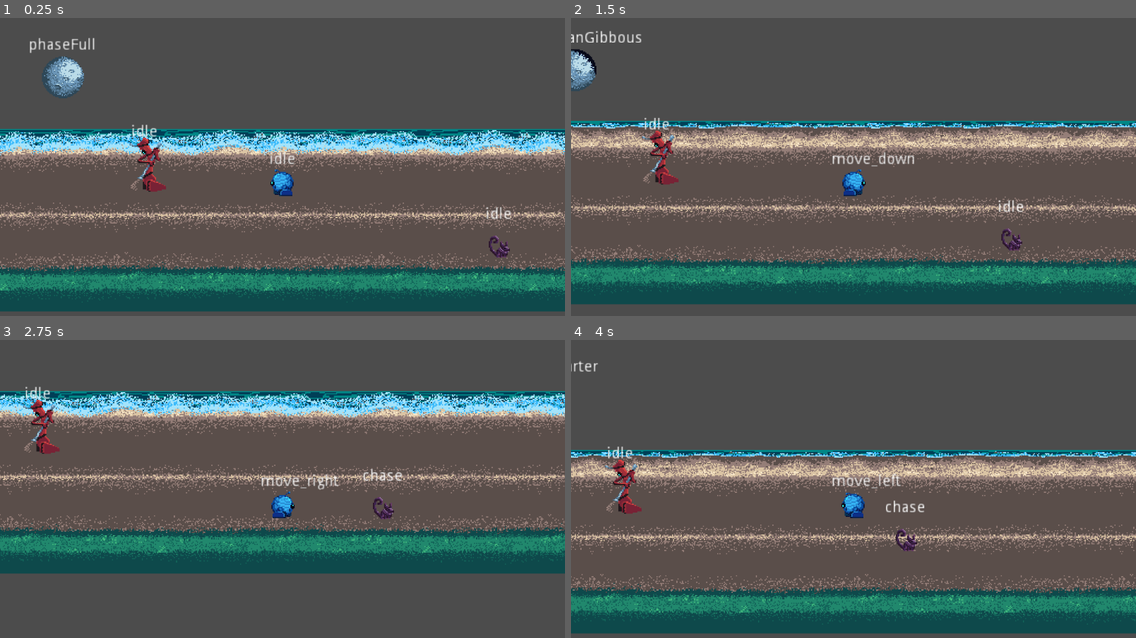
Above: before the commit, frames 1-4 (two rows, left to right).
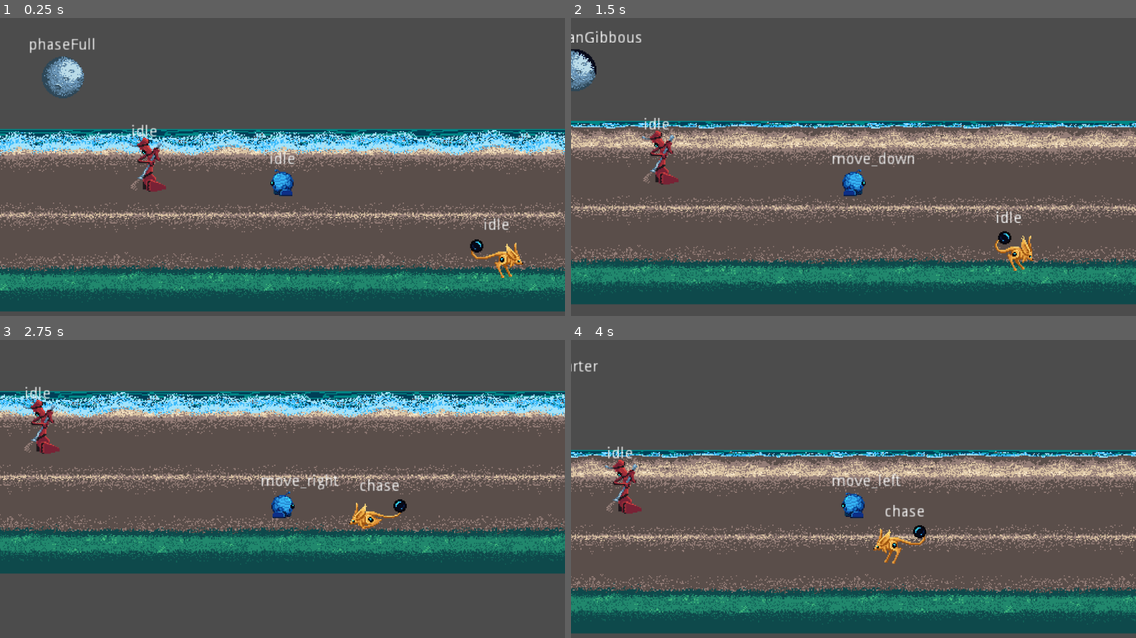
Above: after the commit, the same moments.

Repository: GeekzGamingz/Myunjoule
Game: Godot game, scene res://source/Levels/Level_Debug.tscn
Same seed, same stepped clock (60 frames per second), same inputs: the game is played once before the commit and once after it.
Inputs:
- Up to frame 1 (0.25 s): no input
- Up to frame 2 (1.5 s): hold D (move_right) 0.53-1.28 s; hold E (activate) 0.53-1.28 s; hold S (move_backward) from 1.28 s (still down); tap E (activate) at 1.35 s
- Up to frame 3 (2.75 s): release S (move_backward) at 2.03 s; hold D (move_right) from 2.03 s (still down); hold E (activate) from 2.03 s (still down)
- Up to frame 4 (4 s): release D (move_right) at 2.78 s; release E (activate) at 2.78 s; hold W (move_forward) 2.78-3.53 s; tap E (activate) at 2.85 s; hold A (move_left) from 3.53 s (still down); hold E (activate) from 3.53 s (still down)

The runs differ from the first frame. In frame 1, 0.7% of the frame differs, in the area x 83-93%, y 63-88%; in frame 2, 0.6%; in frame 3, 0.7%, in the area x 61-72%, y 43-64%; in frame 4, 0.7%.

Commit message:
Converted Critter to Mouskie; Tweaked AI

Diff:
--- a/source/Actors/Critter/Critter.gd
+++ b/source/Actors/Mouskie/Mouskie.gd
@@ -4,6 +4,8 @@
 #Variables
 var player = null
 var rng = RandomNumberGenerator.new()
+var Direction = "Left"
+var oldDirection
 #Bool Variables
 var player_inSight = false
 var player_inThreat = false
@@ -12,7 +14,6 @@
 onready var fxPlayer = $AnimationPlayers/EffectsPlayer
 onready var idleTimer: Timer = $Timers/idleTimer
 onready var attackTimer: Timer = $Timers/attackTimer
-
 #-------------------------------------------------------------------------------------------------#
 #Ready
 func _ready() -> void:
@@ -29,11 +30,24 @@
 func apply_movementWalk():
 	rng.randomize()
 	var rngDistance1 = rng.randf_range(-50, 50)
-	rng.randomize()
 	var rngDistance2 = rng.randf_range(-50, 50)
-	var distance = Vector2(rngDistance1, rngDistance2)
+	var distance = Vector2(rngDistance1, rngDistance1)
 	motion = lerp(motion, distance.normalized() * 100, 0.3)
 	motion = move_and_slide(motion, Vector2.UP)
+#-------------------------------------------------------------------------------------------------#
+#Flip Sprite & Collision
+func flipMouskie():
+	if oldDirection != Direction:
+		if motion.x < 0:
+			get_node("MouskieSprite").set_flip_h(true)
+			$LCollision.set_deferred("disabled", false)
+			$RCollision.set_deferred("disabled", true)
+			Direction = "Left"
+		else:
+			get_node("MouskieSprite").set_flip_h(false)
+			$LCollision.set_deferred("disabled", true)
+			$RCollision.set_deferred("disabled", false)
+			Direction = "Right"
 #-------------------------------------------------------------------------------------------------#
 #Sight
 #In Sight
--- a/source/Actors/Critter/Critter.tscn
+++ b/source/Actors/Mouskie/Mouskie.tscn
@@ -1,74 +1,89 @@
-[gd_scene load_steps=13 format=2]
-
-[ext_resource path="res://assets/NPCs/Critter/critter-Sheet.png" type="Texture" id=1]
-[ext_resource path="res://source/Actors/Critter/CritterFSM.gd" type="Script" id=2]
-[ext_resource path="res://source/Actors/Critter/Critter.gd" type="Script" id=3]
+[gd_scene load_steps=15 format=2]
+
+[ext_resource path="res://source/Actors/Mouskie/Mouskie.gd" type="Script" id=2]
+[ext_resource path="res://source/Actors/Mouskie/MouskieFSM.gd" type="Script" id=3]
+[ext_resource path="res://assets/NPCs/Mouskie/mouskiesniffle-Sheet.png" type="Texture" id=4]
+[ext_resource path="res://assets/NPCs/Mouskie/mouskie-Bounce-Sheet.png" type="Texture" id=5]
 
 [sub_resource type="CapsuleShape2D" id=6]
 radius = 3.0
-height = 4.0
+height = 8.0
+
+[sub_resource type="Animation" id=12]
+length = 0.001
+tracks/0/type = "value"
+tracks/0/path = NodePath("../MouskieSprite:frame")
+tracks/0/interp = 1
+tracks/0/loop_wrap = true
+tracks/0/imported = false
+tracks/0/enabled = true
+tracks/0/keys = {
+"times": PoolRealArray( 0 ),
+"transitions": PoolRealArray( 1 ),
+"update": 0,
+"values": [ 0 ]
+}
 
 [sub_resource type="Animation" id=7]
 resource_name = "attack"
-length = 0.64
-loop = true
+length = 1.28
 step = 0.16
 tracks/0/type = "value"
-tracks/0/path = NodePath("../CritterSprite:texture")
-tracks/0/interp = 1
-tracks/0/loop_wrap = true
-tracks/0/imported = false
-tracks/0/enabled = true
-tracks/0/keys = {
-"times": PoolRealArray( 0 ),
-"transitions": PoolRealArray( 1 ),
-"update": 1,
-"values": [ ExtResource( 1 ) ]
-}
-tracks/1/type = "value"
-tracks/1/path = NodePath("../CritterSprite:hframes")
-tracks/1/interp = 1
-tracks/1/loop_wrap = true
-tracks/1/imported = false
-tracks/1/enabled = true
-tracks/1/keys = {
-"times": PoolRealArray( 0 ),
-"transitions": PoolRealArray( 1 ),
-"update": 1,
-"values": [ 4 ]
-}
-tracks/2/type = "value"
-tracks/2/path = NodePath("../CritterSprite:frame")
-tracks/2/interp = 1
-tracks/2/loop_wrap = true
-tracks/2/imported = false
-tracks/2/enabled = true
-tracks/2/keys = {
-"times": PoolRealArray( 0, 0.16, 0.32, 0.48 ),
-"transitions": PoolRealArray( 1, 1, 1, 1 ),
-"update": 1,
-"values": [ 0, 1, 2, 3 ]
+tracks/0/path = NodePath("../MouskieSprite:texture")
+tracks/0/interp = 1
+tracks/0/loop_wrap = true
+tracks/0/imported = false
+tracks/0/enabled = true
+tracks/0/keys = {
+"times": PoolRealArray( 0 ),
+"transitions": PoolRealArray( 1 ),
+"update": 1,
+"values": [ ExtResource( 4 ) ]
+}
+tracks/1/type = "value"
+tracks/1/path = NodePath("../MouskieSprite:hframes")
+tracks/1/interp = 1
+tracks/1/loop_wrap = true
+tracks/1/imported = false
+tracks/1/enabled = true
+tracks/1/keys = {
+"times": PoolRealArray( 0 ),
+"transitions": PoolRealArray( 1 ),
+"update": 1,
+"values": [ 8 ]
+}
+tracks/2/type = "value"
+tracks/2/path = NodePath("../MouskieSprite:frame")
+tracks/2/interp = 1
+tracks/2/loop_wrap = true
+tracks/2/imported = false
+tracks/2/enabled = true
+tracks/2/keys = {
+"times": PoolRealArray( 0, 0.16, 0.32, 0.48, 0.64, 0.8, 0.96, 1.12 ),
+"transitions": PoolRealArray( 1, 1, 1, 1, 1, 1, 1, 1 ),
+"update": 1,
+"values": [ 0, 1, 2, 3, 4, 5, 6, 7 ]
 }
 
 [sub_resource type="Animation" id=8]
 resource_name = "chase"
-length = 0.64
+length = 0.24
 loop = true
-step = 0.16
-tracks/0/type = "value"
-tracks/0/path = NodePath("../CritterSprite:texture")
-tracks/0/interp = 1
-tracks/0/loop_wrap = true
-tracks/0/imported = false
-tracks/0/enabled = true
-tracks/0/keys = {
-"times": PoolRealArray( 0 ),
-"transitions": PoolRealArray( 1 ),
-"update": 1,
-"values": [ ExtResource( 1 ) ]
-}
-tracks/1/type = "value"
-tracks/1/path = NodePath("../CritterSprite:hframes")
+step = 0.06
+tracks/0/type = "value"
+tracks/0/path = NodePath("../MouskieSprite:texture")
+tracks/0/interp = 1
+tracks/0/loop_wrap = true
+tracks/0/imported = false
+tracks/0/enabled = true
+tracks/0/keys = {
+"times": PoolRealArray( 0 ),
+"transitions": PoolRealArray( 1 ),
+"update": 1,
+"values": [ ExtResource( 5 ) ]
+}
+tracks/1/type = "value"
+tracks/1/path = NodePath("../MouskieSprite:hframes")
 tracks/1/interp = 1
 tracks/1/loop_wrap = true
 tracks/1/imported = false
@@ -80,13 +95,13 @@
 "values": [ 4 ]
 }
 tracks/2/type = "value"
-tracks/2/path = NodePath("../CritterSprite:frame")
-tracks/2/interp = 1
-tracks/2/loop_wrap = true
-tracks/2/imported = false
-tracks/2/enabled = true
-tracks/2/keys = {
-"times": PoolRealArray( 0, 0.16, 0.32, 0.48 ),
+tracks/2/path = NodePath("../MouskieSprite:frame")
+tracks/2/interp = 1
+tracks/2/loop_wrap = true
+tracks/2/imported = false
+tracks/2/enabled = true
+tracks/2/keys = {
+"times": PoolRealArray( 0, 0.06, 0.12, 0.18 ),
 "transitions": PoolRealArray( 1, 1, 1, 1 ),
 "update": 1,
 "values": [ 0, 1, 2, 3 ]
@@ -94,65 +109,65 @@
 
 [sub_resource type="Animation" id=2]
 resource_name = "idle"
-length = 0.64
+length = 0.96
 loop = true
-step = 0.16
-tracks/0/type = "value"
-tracks/0/path = NodePath("../CritterSprite:texture")
-tracks/0/interp = 1
-tracks/0/loop_wrap = true
-tracks/0/imported = false
-tracks/0/enabled = true
-tracks/0/keys = {
-"times": PoolRealArray( 0 ),
-"transitions": PoolRealArray( 1 ),
-"update": 1,
-"values": [ ExtResource( 1 ) ]
-}
-tracks/1/type = "value"
-tracks/1/path = NodePath("../CritterSprite:hframes")
-tracks/1/interp = 1
-tracks/1/loop_wrap = true
-tracks/1/imported = false
-tracks/1/enabled = true
-tracks/1/keys = {
-"times": PoolRealArray( 0 ),
-"transitions": PoolRealArray( 1 ),
-"update": 1,
-"values": [ 4 ]
-}
-tracks/2/type = "value"
-tracks/2/path = NodePath("../CritterSprite:frame")
-tracks/2/interp = 1
-tracks/2/loop_wrap = true
-tracks/2/imported = false
-tracks/2/enabled = true
-tracks/2/keys = {
-"times": PoolRealArray( 0, 0.16, 0.32, 0.48 ),
-"transitions": PoolRealArray( 1, 1, 1, 1 ),
-"update": 1,
-"values": [ 0, 1, 2, 3 ]
+step = 0.12
+tracks/0/type = "value"
+tracks/0/path = NodePath("../MouskieSprite:texture")
+tracks/0/interp = 1
+tracks/0/loop_wrap = true
+tracks/0/imported = false
+tracks/0/enabled = true
+tracks/0/keys = {
+"times": PoolRealArray( 0 ),
+"transitions": PoolRealArray( 1 ),
+"update": 1,
+"values": [ ExtResource( 4 ) ]
+}
+tracks/1/type = "value"
+tracks/1/path = NodePath("../MouskieSprite:hframes")
+tracks/1/interp = 1
+tracks/1/loop_wrap = true
+tracks/1/imported = false
+tracks/1/enabled = true
+tracks/1/keys = {
+"times": PoolRealArray( 0 ),
+"transitions": PoolRealArray( 1 ),
+"update": 1,
+"values": [ 8 ]
+}
+tracks/2/type = "value"
+tracks/2/path = NodePath("../MouskieSprite:frame")
+tracks/2/interp = 1
+tracks/2/loop_wrap = true
+tracks/2/imported = false
+tracks/2/enabled = true
+tracks/2/keys = {
+"times": PoolRealArray( 0, 0.12, 0.24, 0.36, 0.48, 0.6, 0.72, 0.84 ),
+"transitions": PoolRealArray( 1, 1, 1, 1, 1, 1, 1, 1 ),
+"update": 1,
+"values": [ 0, 1, 2, 3, 4, 5, 6, 7 ]
 }
 
 [sub_resource type="Animation" id=9]
 resource_name = "walk"
-length = 0.64
+length = 0.32
 loop = true
-step = 0.16
-tracks/0/type = "value"
-tracks/0/path = NodePath("../CritterSprite:texture")
-tracks/0/interp = 1
-tracks/0/loop_wrap = true
-tracks/0/imported = false
-tracks/0/enabled = true
-tracks/0/keys = {
-"times": PoolRealArray( 0 ),
-"transitions": PoolRealArray( 1 ),
-"update": 1,
-"values": [ ExtResource( 1 ) ]
-}
-tracks/1/type = "value"
-tracks/1/path = NodePath("../CritterSprite:hframes")
+step = 0.08
+tracks/0/type = "value"
+tracks/0/path = NodePath("../MouskieSprite:texture")
+tracks/0/interp = 1
+tracks/0/loop_wrap = true
+tracks/0/imported = false
+tracks/0/enabled = true
+tracks/0/keys = {
+"times": PoolRealArray( 0 ),
+"transitions": PoolRealArray( 1 ),
+"update": 1,
+"values": [ ExtResource( 5 ) ]
+}
+tracks/1/type = "value"
+tracks/1/path = NodePath("../MouskieSprite:hframes")
 tracks/1/interp = 1
 tracks/1/loop_wrap = true
 tracks/1/imported = false
@@ -164,13 +179,13 @@
 "values": [ 4 ]
 }
 tracks/2/type = "value"
-tracks/2/path = NodePath("../CritterSprite:frame")
-tracks/2/interp = 1
-tracks/2/loop_wrap = true
-tracks/2/imported = false
-tracks/2/enabled = true
-tracks/2/keys = {
-"times": PoolRealArray( 0, 0.16, 0.32, 0.48 ),
+tracks/2/path = NodePath("../MouskieSprite:frame")
+tracks/2/interp = 1
+tracks/2/loop_wrap = true
+tracks/2/imported = false
+tracks/2/enabled = true
+tracks/2/keys = {
+"times": PoolRealArray( 0, 0.08, 0.16, 0.24 ),
 "transitions": PoolRealArray( 1, 1, 1, 1 ),
 "update": 1,
 "values": [ 0, 1, 2, 3 ]
@@ -184,26 +199,34 @@
 radius = 105.005
 
 [sub_resource type="CircleShape2D" id=11]
-
-[node name="Critter" type="KinematicBody2D" groups=["POI"]]
+radius = 24.0
+
+[node name="Mouskie" type="KinematicBody2D" groups=["POI"]]
+script = ExtResource( 2 )
+
+[node name="MouskieFSM" type="Node2D" parent="."]
 script = ExtResource( 3 )
 
-[node name="CritterFSM" type="Node2D" parent="."]
-script = ExtResource( 2 )
-
-[node name="CritterSprite" type="Sprite" parent="."]
-texture = ExtResource( 1 )
-hframes = 4
-
-[node name="CollisionShape2D" type="CollisionShape2D" parent="."]
-position = Vector2( 3, 7 )
+[node name="MouskieSprite" type="Sprite" parent="."]
+texture = ExtResource( 4 )
+hframes = 8
+
+[node name="RCollision" type="CollisionShape2D" parent="."]
+position = Vector2( 14, 15 )
 rotation = 1.5708
 shape = SubResource( 6 )
 
+[node name="LCollision" type="CollisionShape2D" parent="."]
+position = Vector2( -14, 15 )
+rotation = 1.5708
+shape = SubResource( 6 )
+disabled = true
+
 [node name="AnimationPlayers" type="Node2D" parent="."]
 
 [node name="SpritePlayer" type="AnimationPlayer" parent="AnimationPlayers"]
 autoplay = "idle"
+anims/RESET = SubResource( 12 )
 anims/attack = SubResource( 7 )
 anims/chase = SubResource( 8 )
 anims/idle = SubResource( 2 )
@@ -241,7 +264,7 @@
 [node name="Timers" type="Node2D" parent="."]
 
 [node name="idleTimer" type="Timer" parent="Timers"]
-wait_time = 3.2
+wait_time = 2.88
 one_shot = true
 
 [node name="attackTimer" type="Timer" parent="Timers"]
--- a/source/Actors/Critter/CritterFSM.gd
+++ b/source/Actors/Mouskie/MouskieFSM.gd
@@ -23,12 +23,14 @@
 	if parent.player != null:
 		player_xDistance = (parent.player.position.x - parent.position.x)
 		player_yDistance = (parent.player.position.y - parent.position.y)
-		print("X :", player_xDistance, "Y: ", player_yDistance)
+		if parent.player_inSight:
+			print("X :", player_xDistance, "Y: ", player_yDistance)
 #-------------------------------------------------------------------------------------------------#
 #State Logistics
 func stateLogic(delta):
 	if [states.chase].has(state): parent.apply_movementChase()
 	if [states.walk].has(state): parent.apply_movementWalk()
+	parent.flipMouskie()
 #	parent.apply_gravity(delta)
 #State Transitions
 # warning-ignore:unused_argument
--- a/source/Levels/Level_Debug.tscn
+++ b/source/Levels/Level_Debug.tscn
@@ -4,7 +4,7 @@
 [ext_resource path="res://source/Levels/Beach/Beach.tscn" type="PackedScene" id=2]
 [ext_resource path="res://source/Objects/Moon/Moon.tscn" type="PackedScene" id=3]
 [ext_resource path="res://source/Actors/Yorker/Yorker.tscn" type="PackedScene" id=4]
-[ext_resource path="res://source/Actors/Critter/Critter.tscn" type="PackedScene" id=5]
+[ext_resource path="res://source/Actors/Mouskie/Mouskie.tscn" type="PackedScene" id=5]
 [ext_resource path="res://assets/Tilesets/Ghost.tres" type="TileSet" id=6]
 [ext_resource path="res://source/Objects/Bottle/Bottle_Buried.tscn" type="PackedScene" id=7]
 
@@ -39,9 +39,6 @@
 [node name="Yorker" parent="YSort" instance=ExtResource( 4 )]
 position = Vector2( -125, 185 )
 
-[node name="Critter" parent="YSort" instance=ExtResource( 5 )]
-position = Vector2( 196, 260 )
-
 [node name="Bottle_Buried" parent="YSort" instance=ExtResource( 7 )]
 position = Vector2( -320, 227 )
 
@@ -51,3 +48,6 @@
 cell_custom_transform = Transform2D( 24, 0, 0, 24, 0, 0 )
 format = 1
 tile_data = PoolIntArray( 458722, 0, 0, 458723, 0, 0, 458724, 0, 0, 458725, 0, 0, 458726, 0, 0, 458727, 0, 0, 458728, 0 …(1699 unchanged characters)…
+
+[node name="Mouskie" parent="." instance=ExtResource( 5 )]
+position = Vector2( 194, 270 )
Binary file added: assets/NPCs/Mouskie/mouskie-Bounce-Sheet.png
Not shown, added: assets/NPCs/Mouskie/mouskie-Bounce-Sheet.png.import
Binary file added: assets/NPCs/Mouskie/mouskiesniffle-Sheet.png
Not shown, added: assets/NPCs/Mouskie/mouskiesniffle-Sheet.png.import
